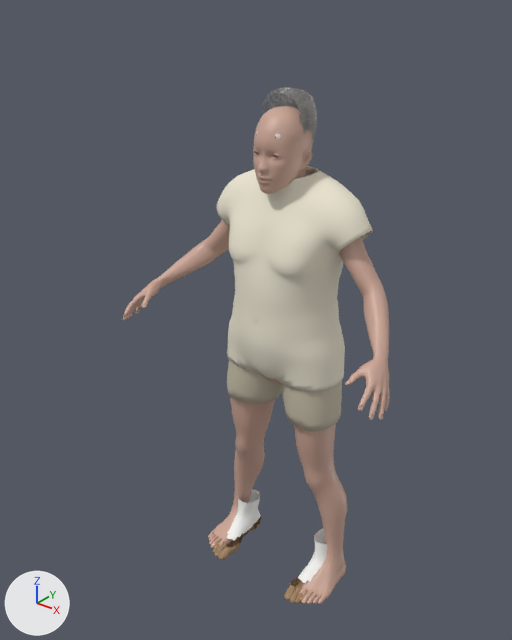
The Blender file RexMagnum/Blender/Guests_v01.blend, before and after one commit.
Before and after are seen from a camera (50 mm lens) standing at (1.221, -1.709, 1.998) and looking at (-0.063, -0.104, 1.003). Every picture has the same lights, and +X, +Y and +Z are marked at lower left. The older version comes first.

The first picture shows 'Gerald', 'Gerald_Bottom', 'Gerald_Eye_l', 'Gerald_Hair', 'Gerald_Sandals', 'Gerald_Socks', 'Gerald_Top'.
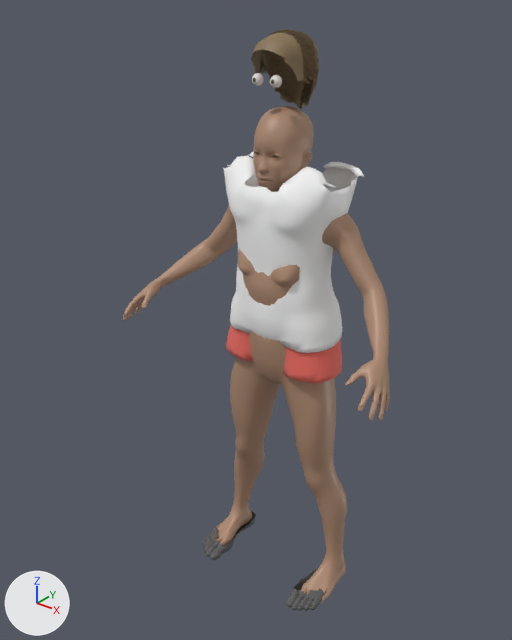
Changed parts and their boxes (x1, y1, x2, y2) in the pictures (512 x 640 px; the box of a moved part takes in the faces that stretch with it):
'Gerald', recoloured: (123, 106, 390, 604) in both
'Gerald_Top', deleted: before (216, 166, 373, 391)
'Justin_Top', added: after (223, 152, 366, 353)
'Gerald_Bottom', deleted: before (227, 360, 342, 431)
'Justin_Bottom', added (red): after (226, 325, 342, 384)
'Justin_Hair', added (brown): after (260, 29, 319, 109)
'Gerald_Sandals', reshaped, recoloured: before (213, 516, 314, 604); after (203, 511, 327, 611)
'Gerald_Socks', deleted: before (227, 489, 327, 584)
'Justin_HairCap', added (brown): after (251, 32, 315, 102)
'Gerald_Hair', deleted: before (263, 87, 317, 140)
'Justin_Eye_l', added: after (270, 75, 282, 88)
'Justin_Eye_r', added: after (252, 73, 264, 86)
'Gerald_Eye_l', deleted: before (275, 134, 281, 139)
part 1 of me_gerald_sandals, moved or reshaped: before (213, 516, 261, 560); after (203, 511, 256, 560)
part 2 of me_gerald_sandals, moved or reshaped: before (284, 577, 314, 604); after (286, 566, 327, 611)

The change, as a diff of the scene's bpy script:
```diff
--- a/RexMagnum/Blender/Guests_v01.blend.py
+++ b/RexMagnum/Blender/Guests_v01.blend.py
@@ mat_justin_skin @@
+mat_justin_skin = bpy.data.materials.new('Justin_Skin')
+# nodes: Group, OutputMaterial
+# colours: beige #e8c6b0, blue #1c00ff, beige #bc957c, beige #daaa98, beige #9f7967, orange #b37661, beige #ffddce, beige #ffddcd
@@ mat_justin_bottom @@
+mat_justin_bottom = bpy.data.materials.new('Justin_Bottom')
+# nodes: BsdfPrincipled, Bump, Math, OutputMaterial, TexWave, UVMap
+# colours: red #ed6c61
@@ mat_justin_top @@
+mat_justin_top = bpy.data.materials.new('Justin_Top')
+# nodes: BsdfPrincipled, Bump, Math, OutputMaterial, TexWave, UVMap
+# colours: white #f9f9f9
@@ mat_justin_hair @@
+mat_justin_hair = bpy.data.materials.new('Justin_Hair')
+mat_justin_hair.use_nodes = True; mat_justin_hair.node_tree.nodes.clear()
+_N = mat_justin_hair.node_tree.nodes; _L = mat_justin_hair.node_tree.links
+n0 = _N.new('ShaderNodeBsdfPrincipled'); n0.name = 'Principled BSDF'
+n0.inputs[0].default_value = (0.242, 0.164, 0.085, 1.0)  # 'Base Color', brown #877152
+n0.inputs[2].default_value = 0.45  # 'Roughness'
+n1 = _N.new('ShaderNodeOutputMaterial'); n1.name = 'Material Output'
+n2 = _N.new('ShaderNodeTexImage'); n2.name = 'Image Texture'
+n2.image = img_hair_strands_png
+_L.new(n0.outputs[0], n1.inputs[0])  # 'BSDF' to 'Surface'
+_L.new(n2.outputs[1], n0.inputs[4])  # 'Alpha' to 'Alpha'
@@ me_base @@
 me_base.from_pydata(...)  # 19158 vertices, 18486 faces; spans x -0.5..0.5, y -0.33..0.11, z -0.03..1.67
-me_base.materials.append(mat_gerald_skin)
+me_base.materials.append(mat_justin_skin)
@@ me_gerald_sandals @@
-me_gerald_sandals.from_pydata(...)  # 1864 vertices, 1808 faces; spans x -0.237..0.237, y -0.209..0.056, z -0.004..0.037
-me_gerald_sandals.materials.append(mat_gerald_sole)  # brown #a08161
+me_gerald_sandals.from_pydata(...)  # 1910 vertices, 1862 faces; spans x -0.267..0.267, y -0.232..0.054, z -0.004..0.045
+# me_gerald_sandals part 1: 1 vertex moved within x -0.204, y -0.182, z 0.003; 931 vertices removed from x -0.237..-0.132, y -0.209..0.056, z -0.004..0.037; 954 vertices added at x -0.267..-0.155, y -0.232..0.054, z -0.004..0.045
+# me_gerald_sandals part 2: 1 vertex moved within x 0.204, y -0.182, z 0.003; 931 vertices removed from x 0.132..0.237, y -0.209..0.056, z -0.004..0.037; 954 vertices added at x 0.155..0.267, y -0.232..0.054, z -0.004..0.045
+me_gerald_sandals.materials.append(mat_justin_sole)  # dark grey #595959
@@ ob_gerald_hair @@
-ob_gerald_hair = bpy.data.objects.new('Gerald_Hair', me_gerald_hair)
@@ ob_gerald_eye_l @@
-ob_gerald_eye_l = bpy.data.objects.new('Gerald_Eye_l', me_rex_eye_l)
@@ ob_gerald_top @@
-ob_gerald_top = bpy.data.objects.new('Gerald_Top', me_gerald_top)
@@ ob_gerald_bottom @@
-ob_gerald_bottom = bpy.data.objects.new('Gerald_Bottom', me_gerald_bottom)
@@ ob_gerald_socks @@
-ob_gerald_socks = bpy.data.objects.new('Gerald_Socks', me_gerald_socks)
@@ ob_justin_haircap @@
+ob_justin_haircap = bpy.data.objects.new('Justin_HairCap', me_justin_haircap)  # 376 vertices, 334 faces; spans x -0.08..0.08, y -0.15..0.049, z 1.674..1.862; in mat_justin_haircap (brown #877152)
+ob_justin_haircap.location = (0.0, 0.0, 0.0)
@@ ob_justin_bottom @@
+ob_justin_bottom = bpy.data.objects.new('Justin_Bottom', me_justin_bottom)  # 445 vertices, 400 faces; spans x -0.212..0.212, y -0.147..0.107, z 0.852..1.042; modifiers SOLIDIFY, SMOOTH
+ob_justin_bottom.location = (0.0, 0.0, 0.0)
@@ ob_justin_top @@
+ob_justin_top = bpy.data.objects.new('Justin_Top', me_justin_top)  # 1350 vertices, 1264 faces; spans x -0.225..0.225, y -0.164..0.114, z 0.962..1.537; modifiers SOLIDIFY, SMOOTH
+ob_justin_top.location = (0.0, 0.0, 0.0)
@@ ob_justin_eye_r @@
+ob_justin_eye_r = bpy.data.objects.new('Justin_Eye_r', me_rex_eye_r_1)  # a UV sphere (32 segments, 16 rings, poles along y) spanning x -0.0167..0.0167, y -0.0167..0.0167, z -0.0167..0.0167
+ob_justin_eye_r.location = (-0.031, -0.136, 1.746)
@@ ob_justin_eye_l @@
+ob_justin_eye_l = bpy.data.objects.new('Justin_Eye_l', me_rex_eye_r_1.copy())
+ob_justin_eye_l.location = (0.031, -0.136, 1.746)
@@ ob_justin_hair @@
+ob_justin_hair = bpy.data.objects.new('Justin_Hair', me_justin_hair)  # 40728 vertices, 15273 faces; spans x -0.089..0.09, y -0.078..0.054, z 1.647..1.869
+ob_justin_hair.location = (0.0, 0.0, 0.0)
```
